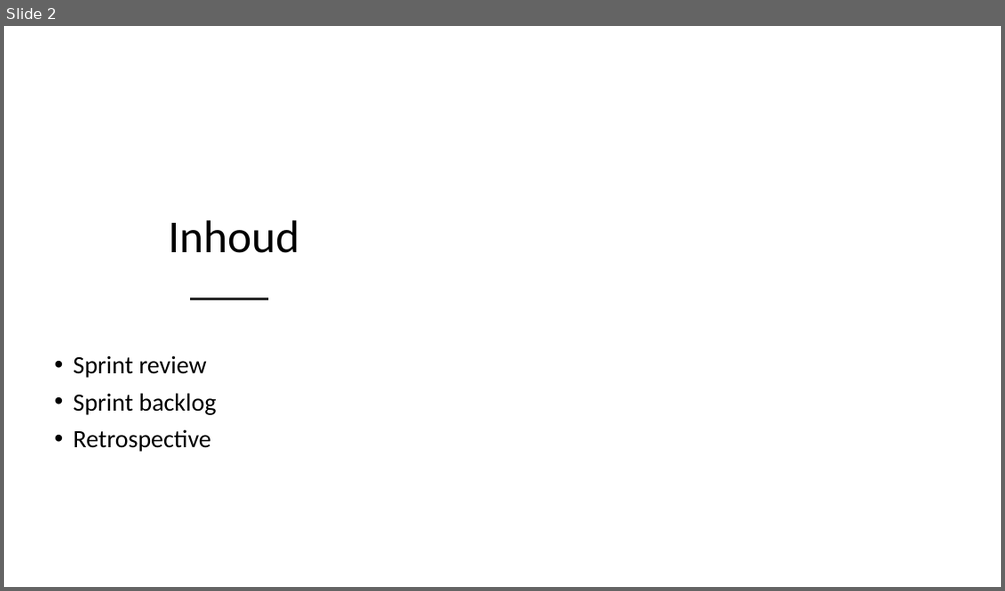
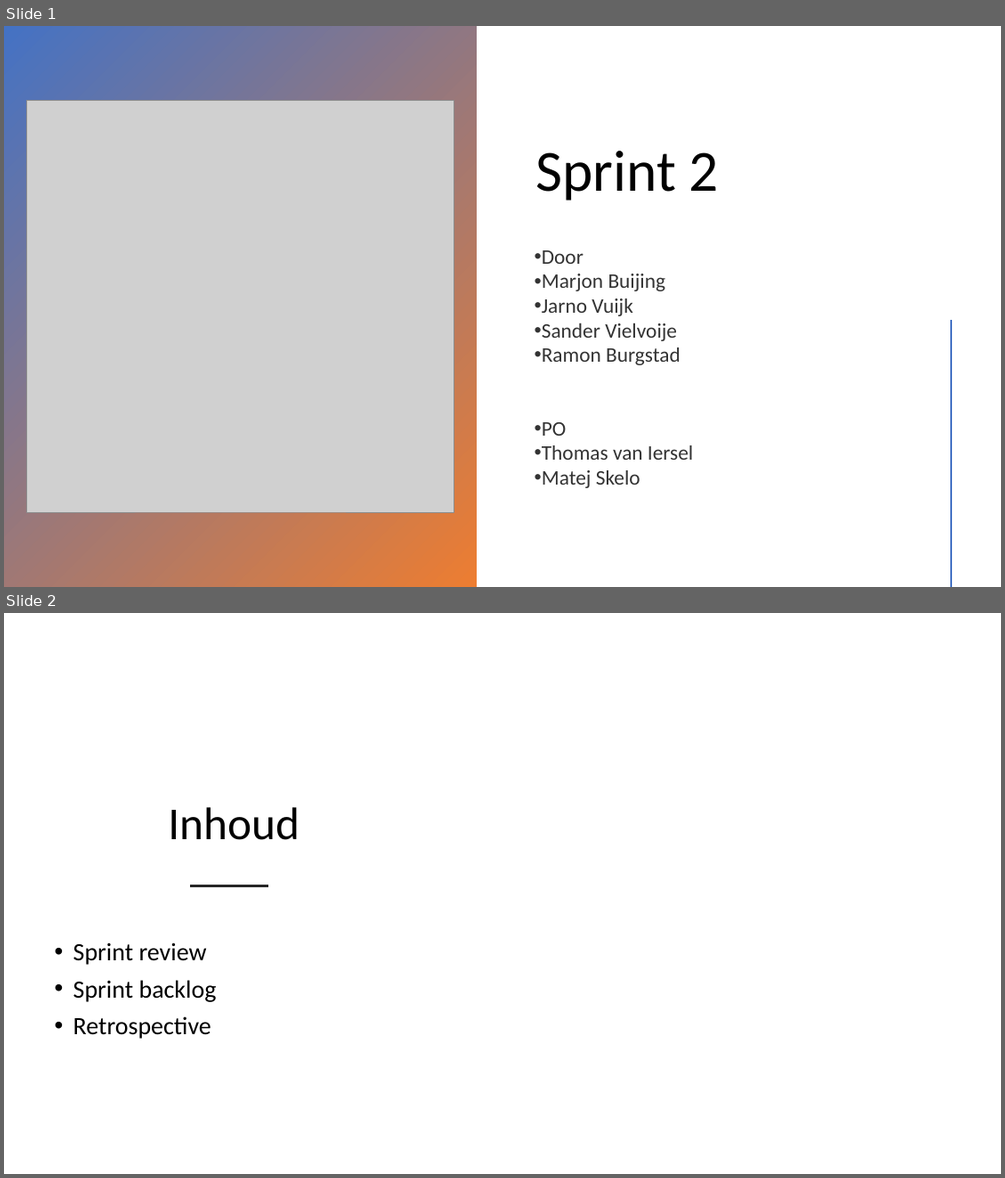
Before and after one commit to Sinjablo/Git-TINPRJ03-34, a slide deck: Presentaties/PresentatieSprint2.pptx. Shown one above the other, each under a label of ours: slide 2 before the commit, slides 1 and 2 after it. The pictures are 1005x591 and 1005x1178 pixels, drawn with LibreOffice and Linux fonts; fonts in the diff are those of the drawing; grey boxes stand for pictures; background and template pictures are left out. Boxes give left, top, right and bottom in pixels: in the first picture for what was removed or moved away, otherwise in the second. Text is boxed around its words. In the diff, an @@ line names an element or a change of style, - is before the commit and + after.

Commit message:
moest van jarno

```diff
--- a/Presentaties/PresentatieSprint2.pptx
+++ b/Presentaties/PresentatieSprint2.pptx
@@ slide 1 added at <box>4,26,1001,587</box>, background #FFFFFF @@
@@ rectangle added at <box>4,26,477,587</box>, fill gradient #4472C4 to #ED7D31 @@
@@ picture added at <box>27,101,454,512</box> @@
@@ title added at <box>535,151,719,200</box>, 56 pt, text #000000 @@
+Sprint 2
@@ text added at <box>542,250,693,488</box>, 20 pt, text #000000 at 80% opacity @@
+• Door
+• Marjon Buijing
+• Jarno Vuijk
+• Sander Vielvoije
+• Ramon Burgstad
+• PO
+• Thomas van Iersel
+• Matej Skelo
@@ line added from (952, 321) to (952, 586), #ED7D31 2 pt @@
```
Also in this commit, not shown: 9 other slides added, 3 slides removed, 2 other files.
